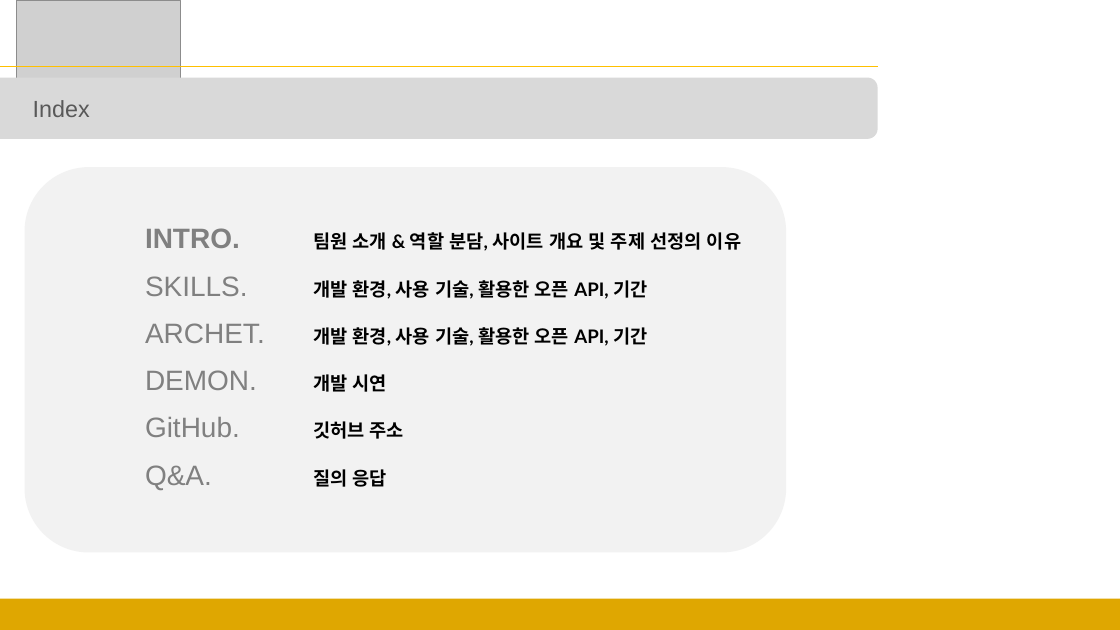
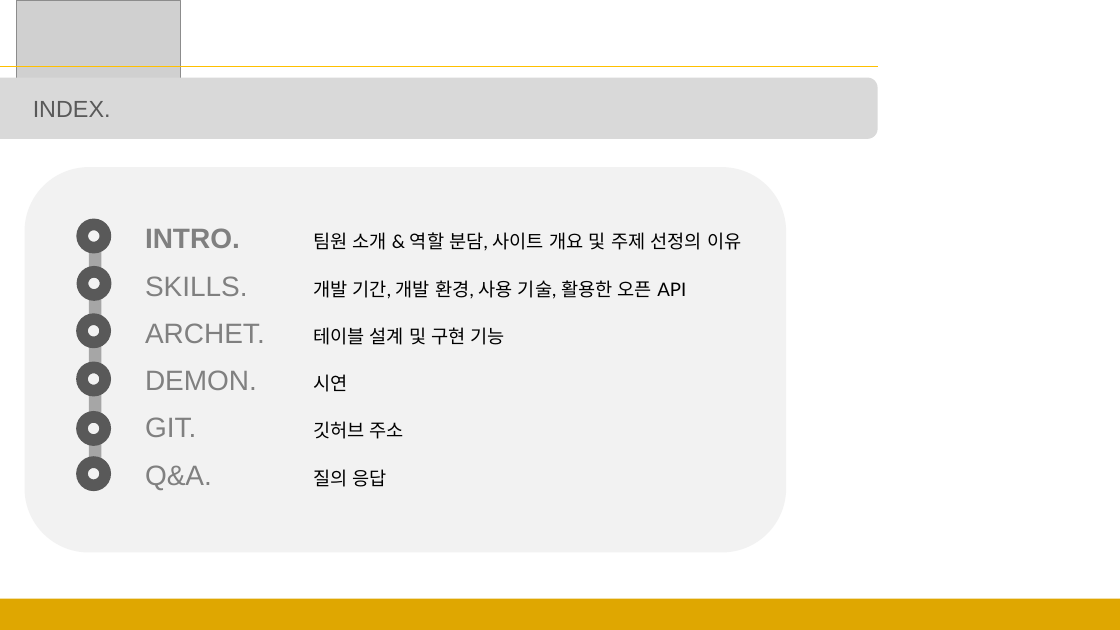
Before and after one commit to sgyoung96/Petmily, a slide deck: slide 2 of docs/발표.pptx. Drawn at 1120x630 pixels with LibreOffice and Linux fonts; fonts in the diff are those of the drawing; grey boxes stand for pictures. Boxes give left, top, right and bottom in pixels: in the first picture for what was removed or moved away, otherwise in the second. Text is boxed around its words. In the diff, an @@ line names an element or a change of style, - is before the commit and + after.

```diff
--- a/docs/발표.pptx
+++ b/docs/발표.pptx
@@ text at (x1=33, y1=101, x2=111, y2=117): text changed @@
-Index
+INDEX.
@@ ellipse added at (x1=82, y1=224, x2=106, y2=248), fill #F2F2F2, outline #595959 10 pt @@
@@ rounded rectangle added at (x1=89, y1=225, x2=102, y2=490), fill #A6A6A6 @@
@@ text at (x1=145, y1=228, x2=741, y2=490): bold off in "팀원 소개 & 역할 분담, 사이트 개요 ...", "질의 응답" @@
@@ ellipse added at (x1=82, y1=272, x2=106, y2=296), fill #F2F2F2, outline #595959 10 pt @@
@@ text at (x1=145, y1=276, x2=686, y2=439): text changed; bold off @@
-SKILLS. 개발 환경, 사용 기술, 활용한 오픈 API, 기간
-ARCHET. 개발 환경, 사용 기술, 활용한 오픈 API, 기간
-DEMON. 개발 시연
-GitHub. 깃허브 주소
+SKILLS. 개발 기간, 개발 환경, 사용 기술, 활용한 오픈 API
+ARCHET. 테이블 설계 및 구현 기능
+DEMON. 시연
+GIT. 깃허브 주소
@@ ellipse added at (x1=82, y1=319, x2=106, y2=343), fill #F2F2F2, outline #595959 10 pt @@
@@ ellipse added at (x1=82, y1=367, x2=106, y2=391), fill #F2F2F2, outline #595959 10 pt @@
@@ ellipse added at (x1=82, y1=417, x2=106, y2=440), fill #F2F2F2, outline #595959 10 pt @@
@@ ellipse added at (x1=82, y1=462, x2=106, y2=486), fill #F2F2F2, outline #595959 10 pt @@
```
Also in this commit, not shown: 7 slides added, 3 other files.
